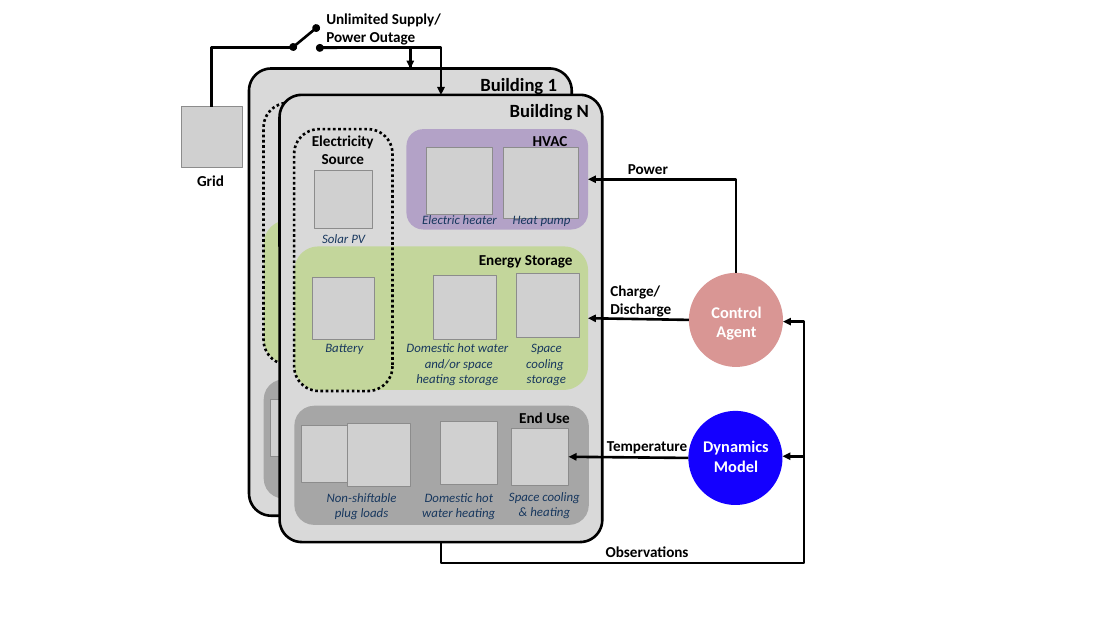
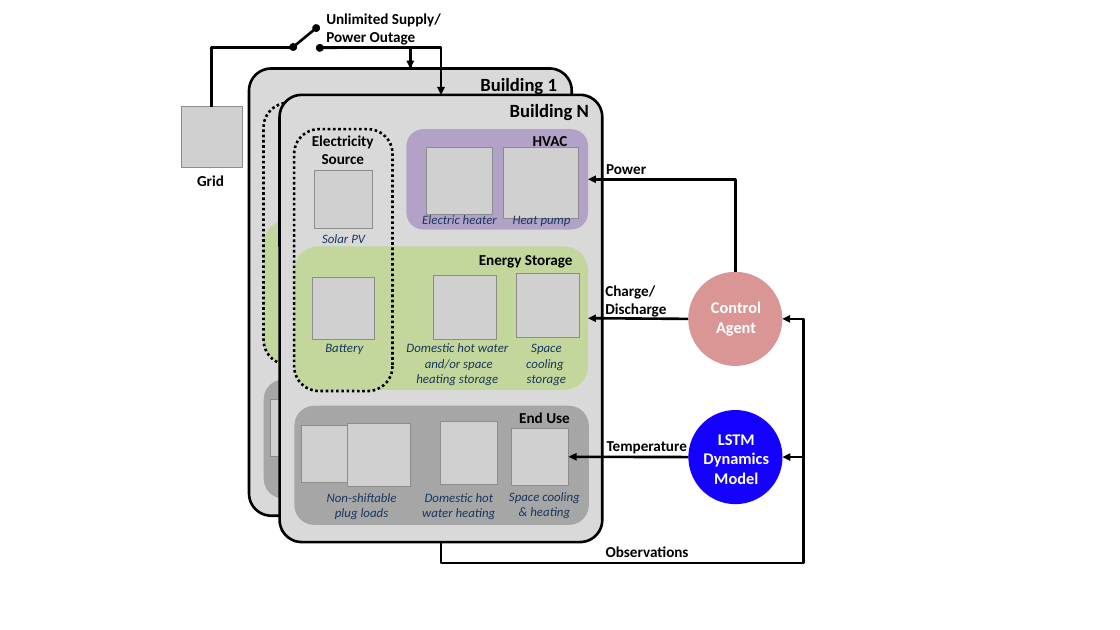
Before and after one commit to intelligent-environments-lab/CityLearn, a slide deck: slide 3 of assets/images/citylearn_systems.pptx. Drawn at 1120x630 pixels with LibreOffice and Linux fonts; fonts in the diff are those of the drawing; grey boxes stand for pictures. Boxes give left, top, right and bottom in pixels: in the first picture for what was removed or moved away, otherwise in the second. Text is boxed around its words. In the diff, an @@ line names an element or a change of style, - is before the commit and + after.

```diff
--- a/assets/images/citylearn_systems.pptx
+++ b/assets/images/citylearn_systems.pptx
@@ text "Power": place and size @@
-text "Power" at box(628, 164, 668, 179)
+text "Power" at box(606, 164, 646, 179)
@@ text "Charge/": place and size @@
-text "Charge/" at box(610, 285, 671, 319)
+text "Charge/" at box(605, 285, 666, 319)
@@ text "Control Agent": place and size @@
-text "Control Agent" at box(711, 306, 761, 340)
+text "Control Agent" at box(711, 301, 761, 336)
@@ elbow arrow (782, 319) - (441, 542): route changed @@
@@ text at box(703, 434, 769, 484): text changed @@
-Dynamics
-Model
+LSTM
+Dynamics
+Model
```
Also in this commit, not shown: 1 other file.
